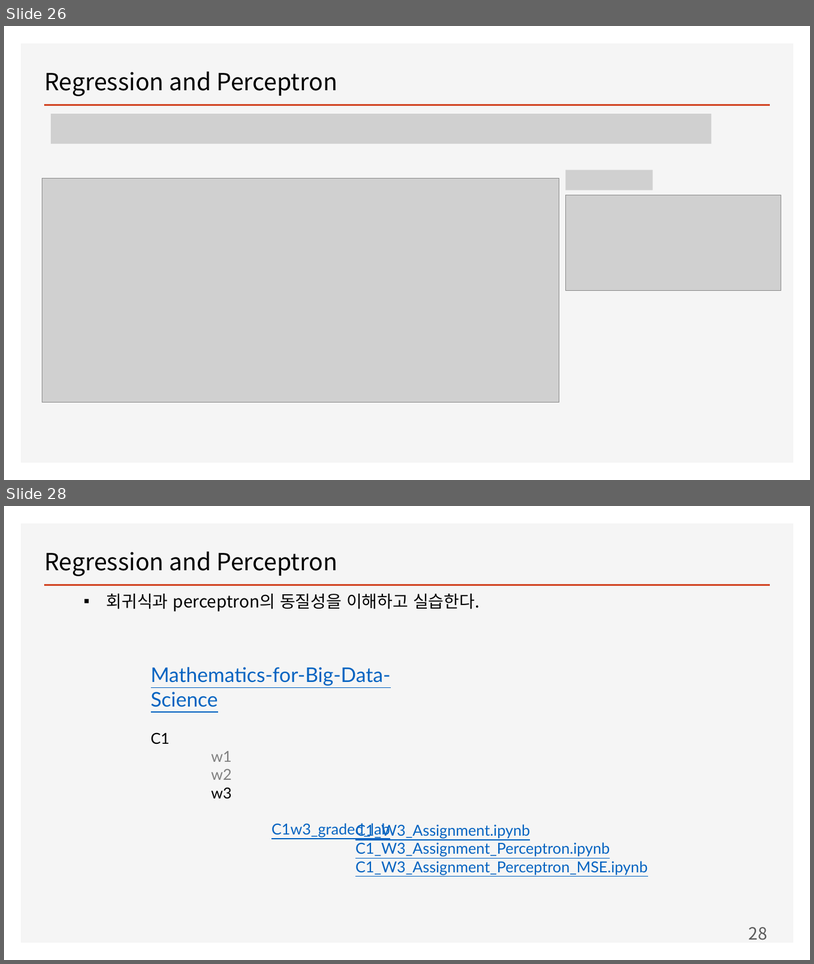
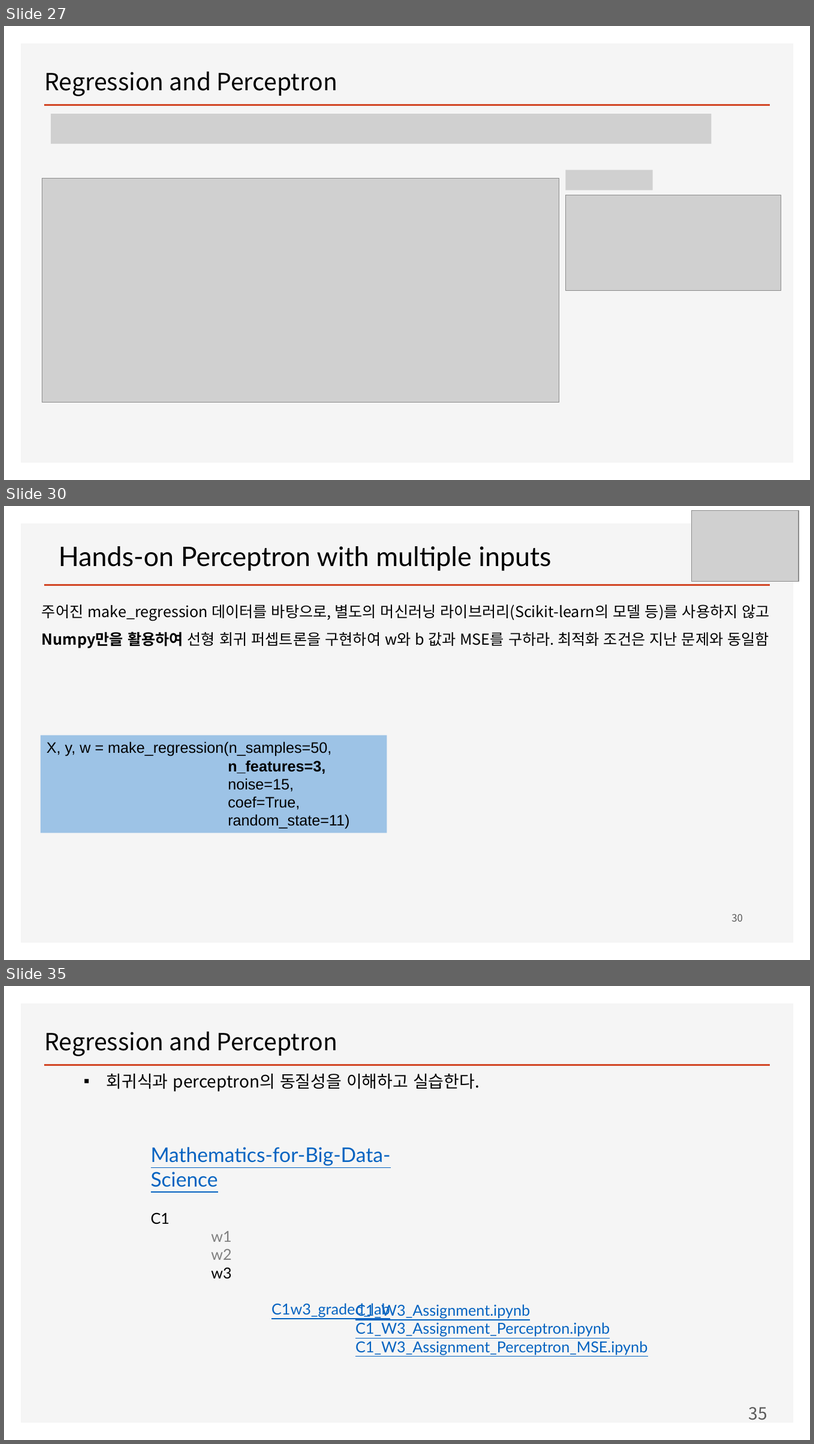
Before and after one commit to ancestor9/mathematics-for-machine-learning, a slide deck: w4_Perceptron_Regression.pptx. Shown one above the other, each under a label of ours: slides 26 and 28 before the commit, slides 27, 30 and 35 after it; the slides between them are not shown. The pictures are 814x964 and 814x1444 pixels, drawn with LibreOffice and Linux fonts; fonts in the diff are those of the drawing; grey boxes stand for pictures; background and template pictures are left out. Boxes give left, top, right and bottom in pixels: in the first picture for what was removed or moved away, otherwise in the second. Text is boxed around its words. In the diff, an @@ line names an element or a change of style, - is before the commit and + after.

```diff
--- a/w4_Perceptron_Regression.pptx
+++ b/w4_Perceptron_Regression.pptx
@@ slide 30 added at box(4, 506, 810, 960), background #FFFFFF; not listed: 2 template elements that a slide beside it also shows @@
@@ picture added at box(692, 510, 799, 581) @@
@@ text added at box(59, 546, 551, 571), 32 pt, text #000000 @@
+Hands-on Perceptron with multiple inputs
@@ text added at box(42, 604, 770, 648), 18 pt, text #000000 @@
+주어진 make_regression 데이터를 바탕으로, 별도의 머신러닝 라이브러리(Scikit-learn의 모델 등)를 사용하지 않고 Numpy만을 활용하여 선형 회귀 퍼셉트론을 구현하여 w와 b 값과 MSE를 구하라. 최적화 조건은 지난 문제와 동일함
@@ rectangle added at box(41, 735, 387, 833), fill #9DC3E6, 18 pt, text #000000 @@
+X, y, w = make_regression(n_samples=50,
+n_features=3,
+noise=15,
+coef=True,
+random_state=11)
@@ page number added at box(732, 913, 743, 921), 12 pt, text #595959 @@
+30
@@ what was slide 26 is now slide 27 @@
@@ what was slide 28 is now slide 35 @@
@@ page number at box(749, 1407, 768, 1420): text changed @@
-28
+35
```
Also in this commit, not shown: 2 slides changed, 7 other slides added.
